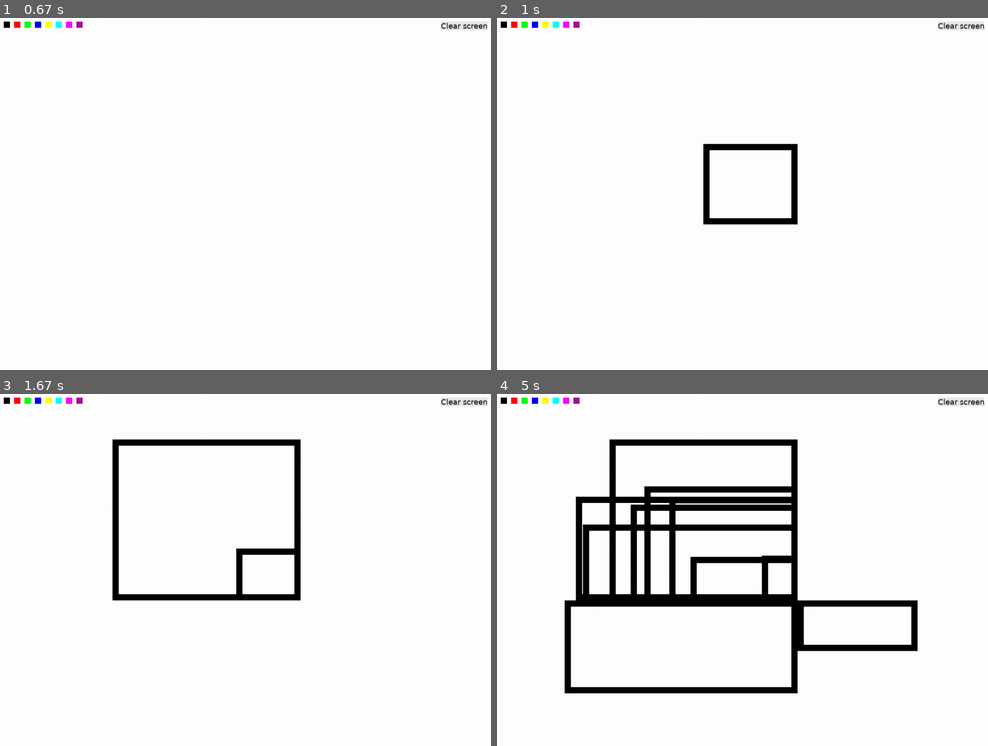
Above: before the commit, frames 1-4 (two rows, left to right).
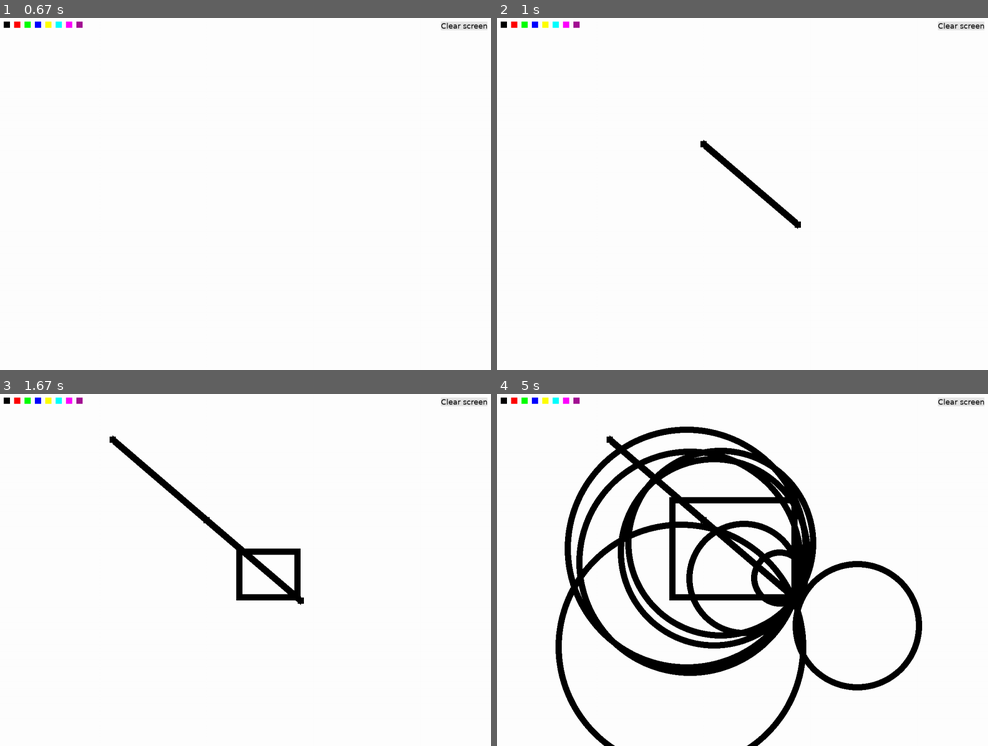
Above: after the commit, the same moments.

Repository: simplycode07/Paint-app-with-pygame
Game: pygame game, started from main.py
Two runs of this game, one before a commit and one after it. Both use one fixed random seed, a clock stepped at 60 frames per second and the inputs below.
Inputs (mouse positions are in pixels of both pictures, inside the frame that each line leads up to):
- Up to frame 1 (0.67 s): hold 1 from 0.33 s (still down); move the mouse to (225, 208) at 0.37 s
- Up to frame 2 (1 s): release 1 at 0.8 s; press the mouse at (796, 225) at 0.87 s; move the mouse to (703, 144) at 0.97 s
- Up to frame 3 (1.67 s): release the mouse at (112, 439) at 1.1 s; tap 2 at 1.17 s; press the mouse at (299, 601) at 1.53 s; move the mouse to (235, 548) at 1.63 s
- Up to frame 4 (5 s): release the mouse at (668, 496) at 1.77 s; hold 3 1.83-2.3 s; click (659, 453) at 1.92 s; press the mouse at (796, 601) at 2.37 s; move the mouse to (688, 562) at 2.47 s; release the mouse at (580, 524) at 2.6 s; press the mouse at (796, 601) at 2.7 s; move the mouse to (776, 577) at 2.8 s; release the mouse at (762, 555) at 2.93 s; press the mouse at (796, 601) at 3.03 s; move the mouse to (855, 626) at 3.13 s; release the mouse at (919, 650) at 3.27 s; press the mouse at (796, 601) at 3.37 s; move the mouse to (713, 552) at 3.47 s; release the mouse at (629, 503) at 3.6 s; press the mouse at (796, 601) at 3.7 s; move the mouse to (742, 577) at 3.8 s; release the mouse at (688, 555) at 3.93 s; press the mouse at (796, 601) at 4.03 s; move the mouse to (722, 541) at 4.13 s; release the mouse at (644, 485) at 4.27 s; press the mouse at (796, 601) at 4.37 s; move the mouse to (678, 647) at 4.47 s; release the mouse at (565, 693) at 4.6 s; press the mouse at (796, 601) at 4.7 s; move the mouse to (688, 548) at 4.8 s; release the mouse at (575, 496) at 4.93 s

Frame 1 is identical in both runs. In frame 2, 1.6% of the frame differs, in the area x 41-62%, y 34-61%; in frame 3, 3.1%; in frame 4, 18%, in the area x 11-87%, y 9-100%.

Commit message:
Added circle tool!

Diff:
--- a/main.py
+++ b/main.py
@@ -9,7 +9,7 @@
 
 # tools = [canvas.Pen(colors["black"], settings.default_size), canvas.Square(colors["black"], settings.default_size)]
 tool_manager = canvas.ToolManager(colors["black"], 15)
-tool_manager.tool_id = 1
+tool_manager.tool_id = 0
 
 ui = UI(tool_manager)
 
@@ -25,8 +25,16 @@
         if event.type == pygame.QUIT:
             running = False
 
+        # temporary until i figure out how i should display images of tools and selected tools
+        if event.type == pygame.KEYDOWN:
+            if event.key == pygame.K_1:
+                tool_manager.tool_id = 0
+            if event.key == pygame.K_2:
+                tool_manager.tool_id = 1
+            if event.key == pygame.K_3:
+                tool_manager.tool_id = 2
+
         mouse_state = pygame.mouse.get_pressed()
-
         pos = list(pygame.mouse.get_pos())
 
         # if mouse is in drawing area
--- a/src/canvas.py
+++ b/src/canvas.py
@@ -14,7 +14,7 @@
         self.size = size
 
         self.tool_id = 0
-        self.tools = [Pen(color, size), Rect(color, size)]
+        self.tools = [Pen(color, size), Rect(color, size), Circle(color, size)]
 
     # make a manager for tools which handles input and returns surface when refresh is called
     def input(self, pos, mouse_state):
@@ -27,18 +27,19 @@
             elif mouse_state == (0, 0, 0):
                 self.tools[0].positions = []
 
-        if self.tool_id == 1:
-            if mouse_state[0] and len(self.tools[1].positions) == 0:
-                self.tools[1].positions.append(pos)
+        if self.tool_id == 1 or self.tool_id == 2:
+            if mouse_state[0] and len(self.tools[self.tool_id].positions) == 0:
+                self.tools[self.tool_id].positions.append(pos)
 
-            if mouse_state[0] and len(self.tools[1].positions):
-                self.tools[1].show(pos)
+            if mouse_state[0] and len(self.tools[self.tool_id].positions):
+                self.tools[self.tool_id].show(pos)
 
-            if mouse_state[0] == 0 and len(self.tools[1].positions) == 1:
-                self.tools[1].positions = []
+            # dont draw anything and clear position if the mouse did not move
+            if mouse_state[0] == 0 and len(self.tools[self.tool_id].positions) == 1:
+                self.tools[self.tool_id].positions = []
 
-            if mouse_state[0] == 0 and len(self.tools[1].positions) == 2:
-                self.tools[1].draw()
+            if mouse_state[0] == 0 and len(self.tools[self.tool_id].positions) == 2:
+                self.tools[self.tool_id].draw()
 
     def draw(self):
         if self.tool_id == 0:
@@ -107,7 +108,7 @@
     # this will render the square but without actually changing the drawing_area
     def show(self, pos):
         # first time rectangle is rendered
-        if len(self.positions) == 1:
+        if len(self.positions) == 1 and self.positions[0] != pos:
             # create copy of original drawing area
             self.old_drawing_area.blit(drawing_area, (0, 0))
             self.positions.append(pos)
@@ -117,10 +118,10 @@
             # restore drawing_area from the copy we created
             drawing_area.blit(self.old_drawing_area, (0, 0))
             self.positions[1] = pos
-        else:
-            print("i did a fucky wucky")
 
-        print(self.positions)
+        # exit if there is only 1 element in self.positions
+        # or position has not changed
+        else: return
 
         rect = pygame.Rect(*self.change_form(*self.positions))
         pygame.draw.rect(drawing_area, self.color, rect, self.size)
@@ -146,3 +147,43 @@
         height = abs(point1[1] - point2[1])
 
         return (left_x, top_y, width, height)
+
+
+class Circle:
+    def __init__(self, color, size) -> None:
+        self.color = color
+        self.size = size
+
+        self.positions = []
+
+        self.old_drawing_area = pygame.Surface(drawing_area.get_size())
+
+    def show(self, pos):
+        # first time rectangle is rendered
+        if len(self.positions) == 1 and self.positions[0] != pos:
+            # create copy of original drawing area
+            self.old_drawing_area.blit(drawing_area, (0, 0))
+            self.positions.append(pos)
+
+        # replace second position if it exists
+        elif len(self.positions) == 2:
+            # restore drawing_area from the copy we created
+            drawing_area.blit(self.old_drawing_area, (0, 0))
+            self.positions[1] = pos
+
+        # exit if there is only 1 element in self.positions
+        # or position has not changed
+        else: return
+
+        center, radius = self.change_form(*self.positions)
+        pygame.draw.circle(drawing_area, self.color, center, radius, self.size)
+
+    def draw(self):
+        self.positions = []
+        self.old_drawing_area.blit(drawing_area, (0, 0))
+
+    def change_form(self, point1, point2):
+        center = (((point1[0]+point2[0])//2), ((point1[1]+point2[1])//2))#mid point formula basic shit
+        radius = sqrt((center[0]-point1[0])**2 + (center[1]-point1[1])**2) # distance formula(pythagoras)
+
+        return center, radius
--- a/src/ui.py
+++ b/src/ui.py
@@ -48,7 +48,6 @@
         for button in self.color_buttons:
             if button.rect.collidepoint(pos):
                 self.tool_manager.update_color(button.color)
-                print(button.color, self.tool_manager.color)
 
         if self.clear_button_rect.collidepoint(pos):
             self.clear()
@@ -57,7 +56,6 @@
 
     def draw(self, current_tool=None):
         for button in self.color_buttons:
-            print(f"drawing {button.rect.x}")
             pygame.draw.rect(self.canvas, button.color, button.rect)
 
         self.canvas.blit(self.clear_button_text, self.clear_button_rect)
